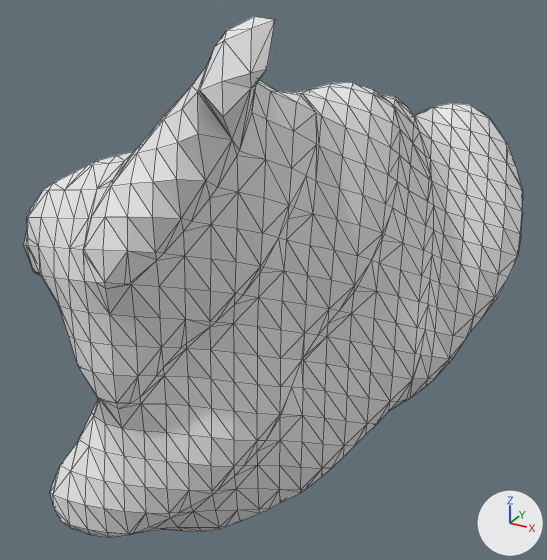
One commit to the OBJ model src/wormguides/model/obj_files/ABprppapppp_t335.obj: the scene before it, then after it.
One viewpoint serves both versions: a 50 mm camera at (168.3, -109.4, 291.0) aimed at (146.8, -70.4, 271.5). Lighting does not change. The marker at lower right points along +X, +Y and +Z. Mesh edges are drawn as thin lines. Where no turn or scale is listed for an object, it has been applied to the vertices.

The first picture shows 'ABprppapppp_t335'.
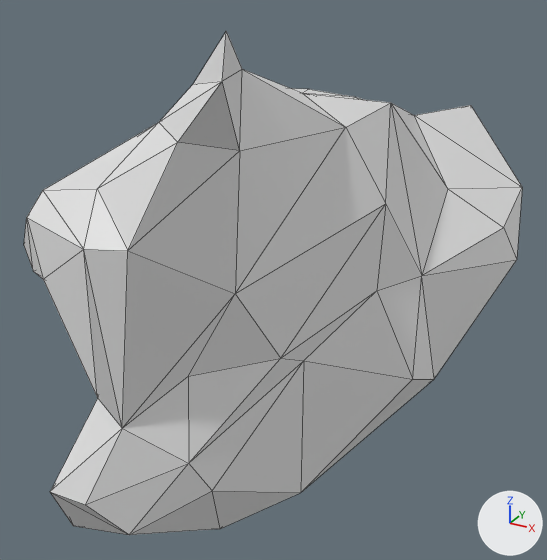
The edits, one by one:
me_abprppapppp_t335 is used by ob_abprppapppp_t335; location (0.0, 0.0, 0.0).
me_abprppapppp_t335 had 988 vertices, 1972 faces and spanned x 134.2..160.1, y -84.4..-55.2, z 256.4..288.5.
me_abprppapppp_t335 now has 75 vertices, 146 faces and spans x 134.2..160.1, y -84.1..-55.5, z 256.6..287.9.
me_abprppapppp_t335 part 1: 913 vertices removed from x 134.2..160.1, y -84.4..-55.2, z 256.4..288.5.

Pixel boxes (x1, y1, x2, y2) of what changed, in the pictures (547 x 560 px):
'ABprppapppp_t335', reshaped: before (24, 17, 523, 537); after (24, 31, 522, 535)
part 1 of me_abprppapppp_t335, deleted: before (24, 17, 523, 537)
